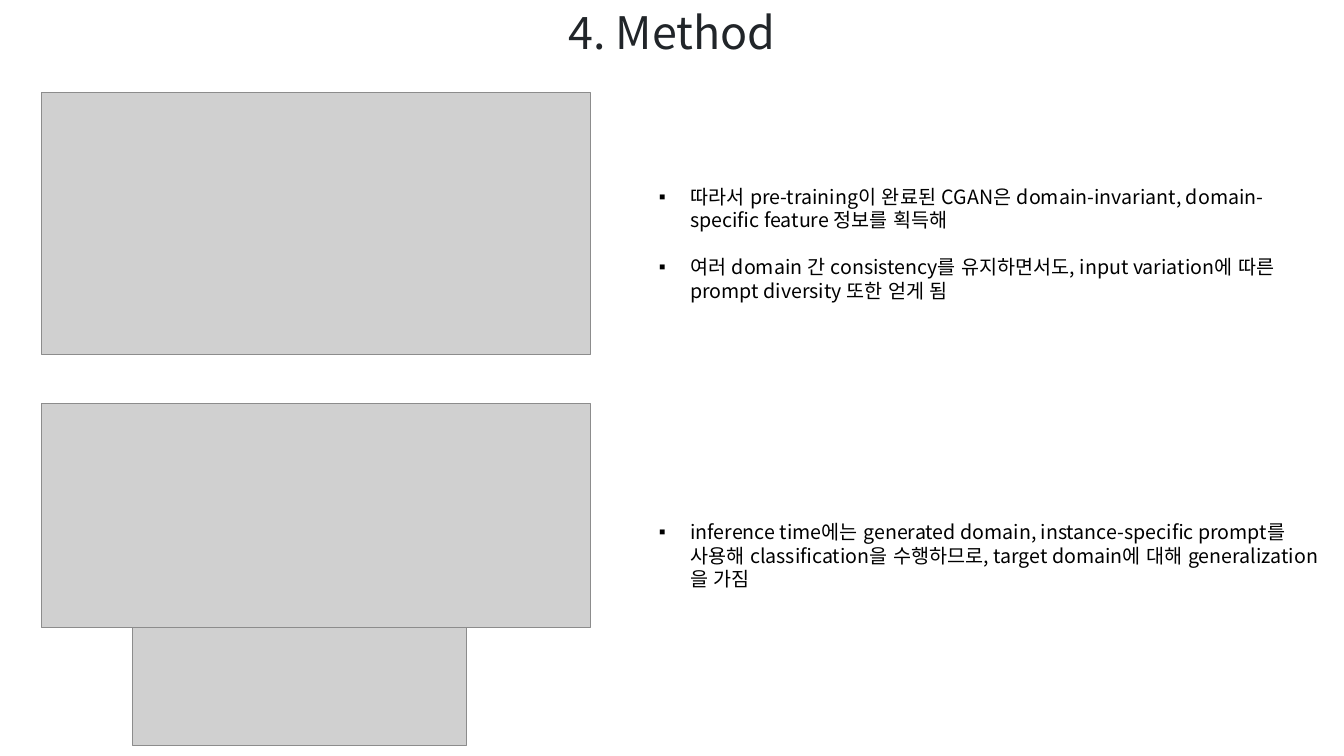
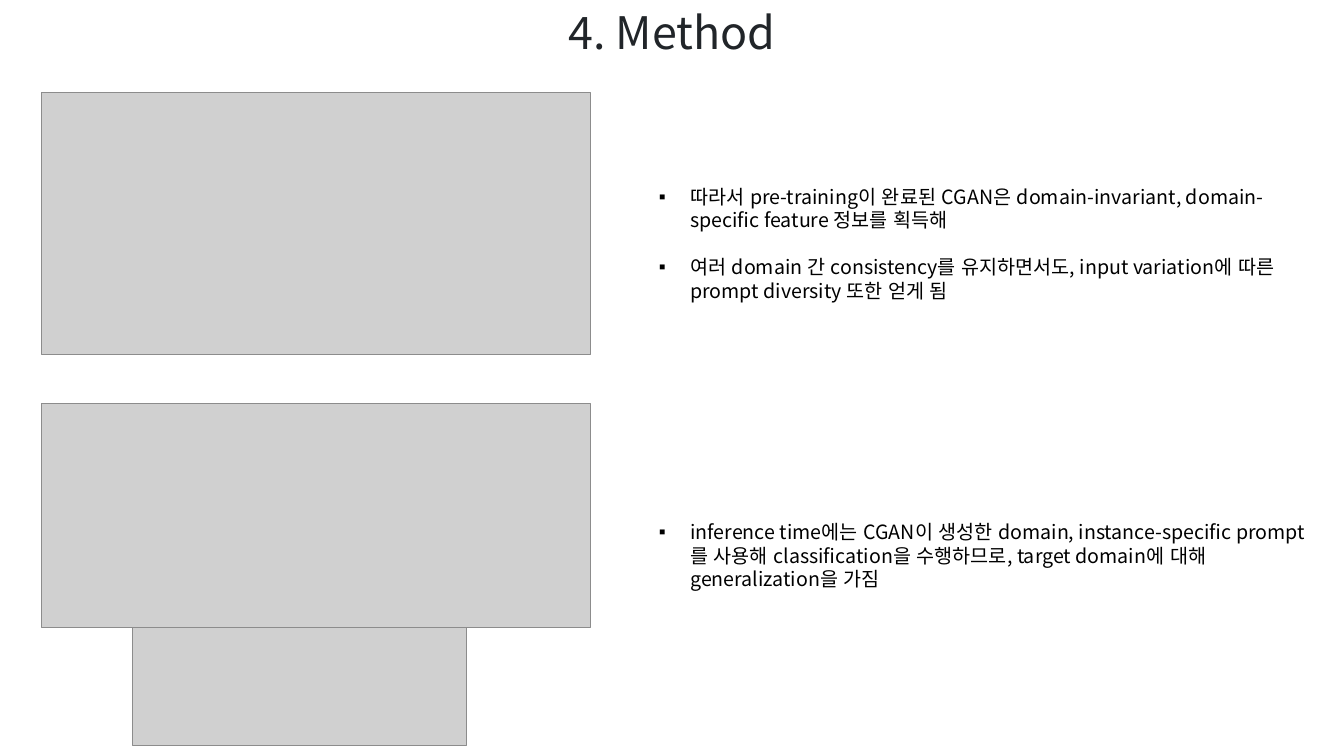
Before and after one commit to hbcho03/cvpr, a slide deck: slide 15 of CVPR/논문/DA(ECCV) PPT.pptx. Drawn at 1344x756 pixels with LibreOffice and Linux fonts; fonts in the diff are those of the drawing; grey boxes stand for pictures. Boxes give left, top, right and bottom in pixels: in the first picture for what was removed or moved away, otherwise in the second. Text is boxed around its words. In the diff, an @@ line names an element or a change of style, - is before the commit and + after.

```diff
--- a/CVPR/논문/DA(ECCV) PPT.pptx
+++ b/CVPR/논문/DA(ECCV) PPT.pptx
@@ text at (690,522,1232,591): text changed @@
-▪ inference time에는 generated domain, instance-specific prompt를 사용해 classification을 수행하므로, target domain에 대해 generalization을 가짐
+▪ inference time에는 CGAN이 생성한 domain, instance-specific prompt를 사용해 classification을 수행하므로, target domain에 대해 generalization을 가짐
```
Also in this commit, not shown: 14 other slides changed.
